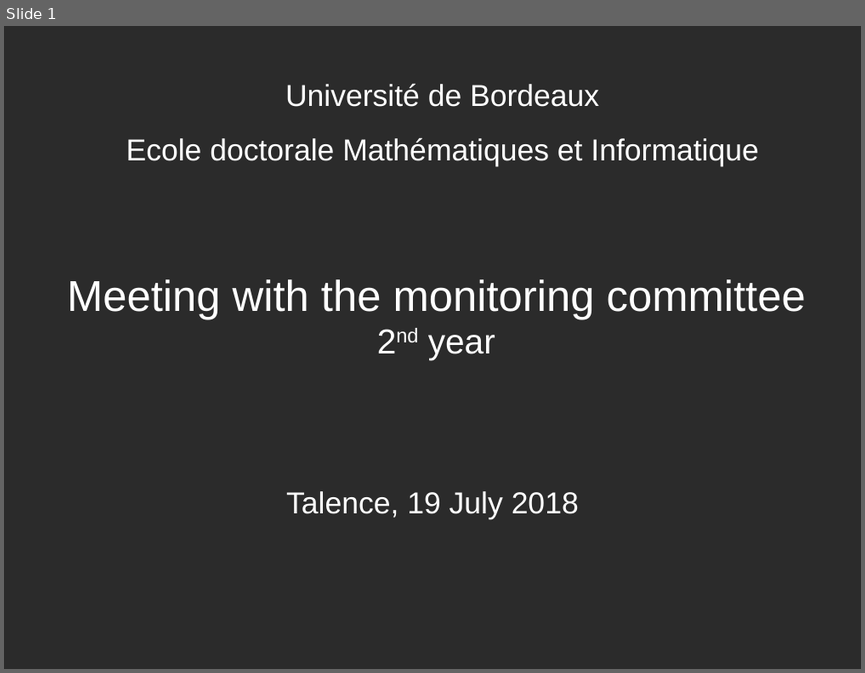
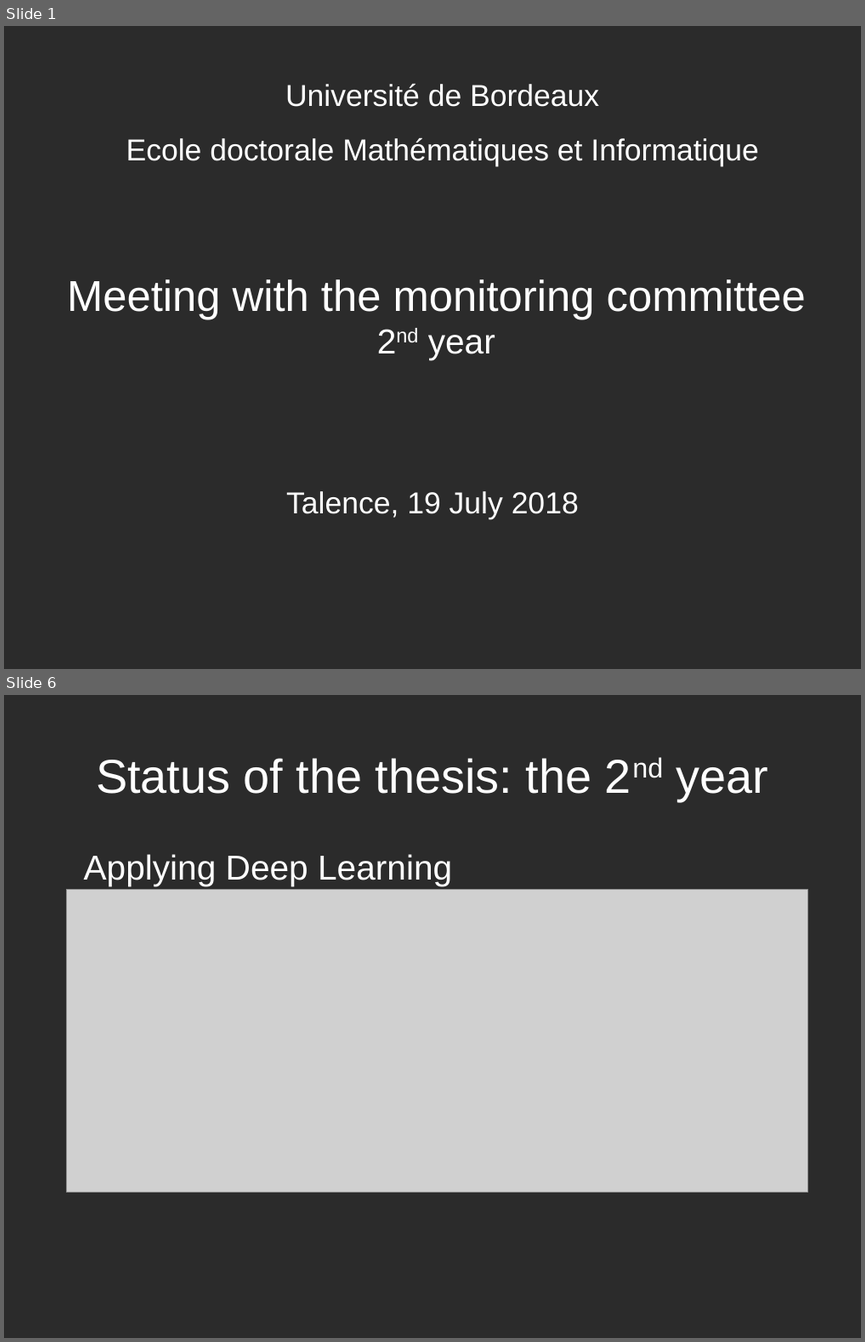
Before and after one commit to linhlevandlu/Presentation, a slide deck: EDMI/comite_suivi/2e anne/comite_suivi_2nd.odp. Shown one above the other, each under a label of ours: slide 1 before the commit, slides 1 and 6 after it; the slides between them are not shown. The pictures are 865x673 and 865x1342 pixels, drawn with LibreOffice and Linux fonts; fonts in the diff are those of the drawing; grey boxes stand for pictures; background and template pictures are left out; a plain dark background stands for a picture behind light text. Boxes give left, top, right and bottom in pixels: in the first picture for what was removed or moved away, otherwise in the second. Text is boxed around its words. In the diff, an @@ line names an element or a change of style, - is before the commit and + after.

```diff
--- a/EDMI/comite_suivi/2e anne/comite_suivi_2nd.odp
+++ b/EDMI/comite_suivi/2e anne/comite_suivi_2nd.odp
@@ slide 6 added at bbox=[4, 695, 861, 1338], background picture (left out) @@
@@ title added at bbox=[96, 758, 769, 801], 44 pt, text #FFFFFF @@
+Status of the thesis: the 2nd year
@@ text added at bbox=[84, 854, 452, 886], 32 pt, text #FFFFFF @@
+Applying Deep Learning
@@ picture added at bbox=[66, 890, 808, 1191] @@
```
Also in this commit, not shown: 17 other slides added, 3 slides removed, 14 other files.
